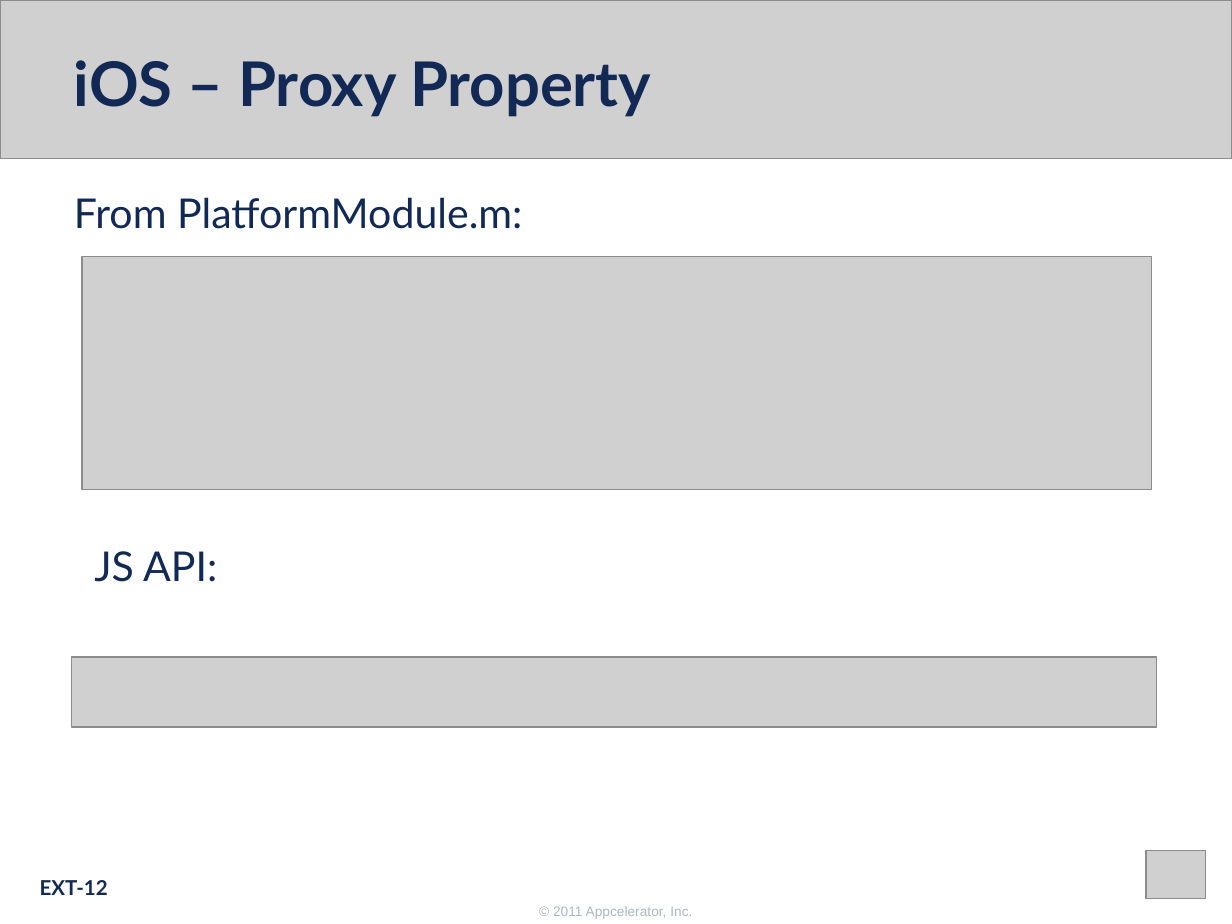
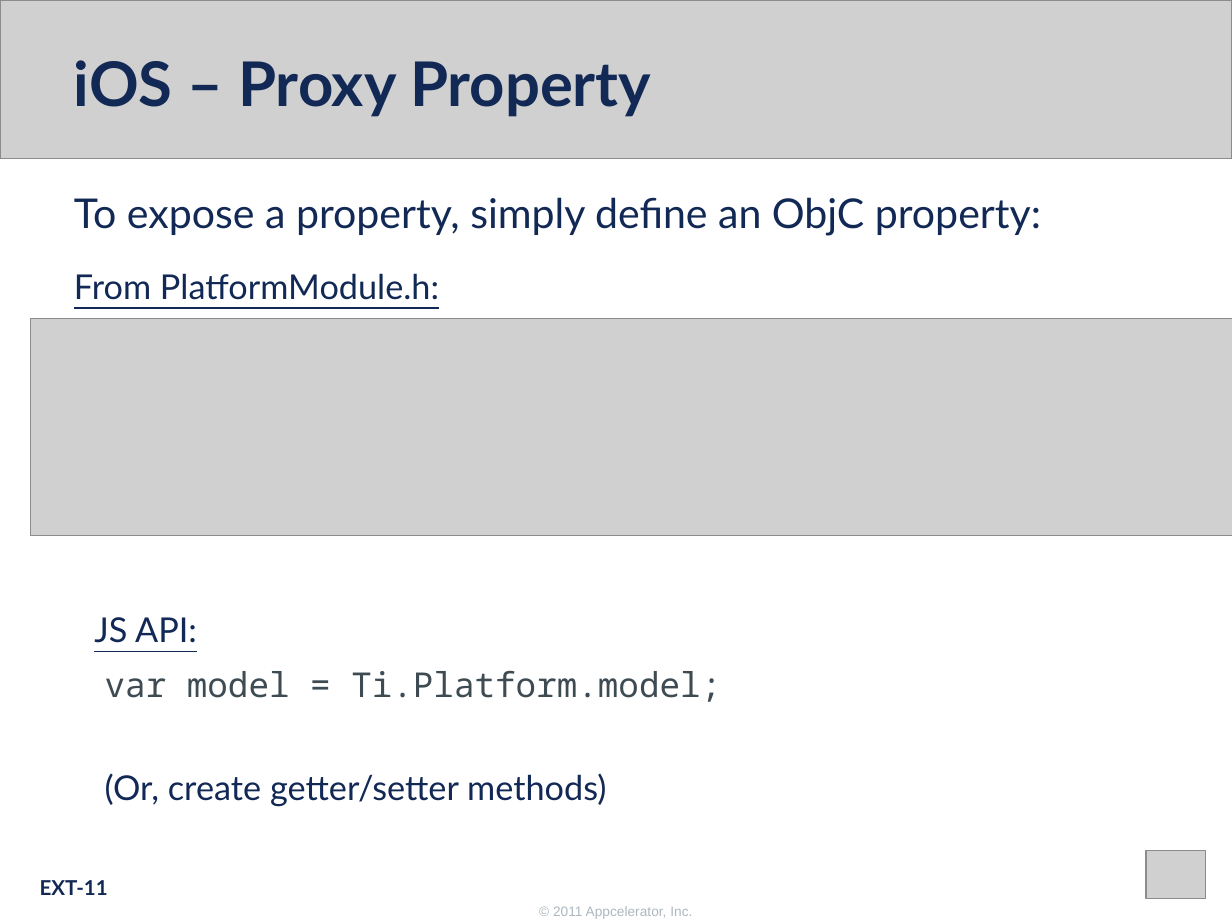
Before and after one commit to appcelerator-forks/appcelerator-training.tcmd_certification, a slide deck: slide 11 of 370.pptx (slide 12 before the commit). Drawn at 1232x924 pixels with LibreOffice and Linux fonts; fonts in the diff are those of the drawing; grey boxes stand for pictures; background and template pictures are left out. Boxes give left, top, right and bottom in pixels: in the first picture for what was removed or moved away, otherwise in the second. Text is boxed around its words. In the diff, an @@ line names an element or a change of style, - is before the commit and + after.

Commit message:
Better explanation of how to expose properties, methods, etc

```diff
--- a/370.pptx
+++ b/370.pptx
@@ text at [74, 197, 1041, 300]: text changed @@
-From PlatformModule.m:
+To expose a property, simply define an ObjC property:
+From PlatformModule.h:
@@ picture: place and size @@
-picture at [83, 256, 1152, 489]
+picture at [31, 318, 1232, 536]
@@ text "JS API:": place and size @@
-text "JS API:" at [94, 551, 217, 582]
+text "JS API:" at [94, 617, 197, 643]
@@ text "JS API:" at [94, 617, 197, 643]: size 24 to 20 pt, underline on @@
@@ picture removed at [71, 657, 1157, 727] @@
@@ text added at [105, 671, 721, 702], 20 pt, text #3F4B53 @@
+var model = Ti.Platform.model;
@@ text added at [105, 773, 606, 806], 20 pt, text #122956 @@
+(Or, create getter/setter methods)
@@ page number at [40, 880, 108, 895]: text changed @@
-EXT-12
+EXT-11
```
Also in this commit, not shown: 6 other slides changed, 1 slide removed.
